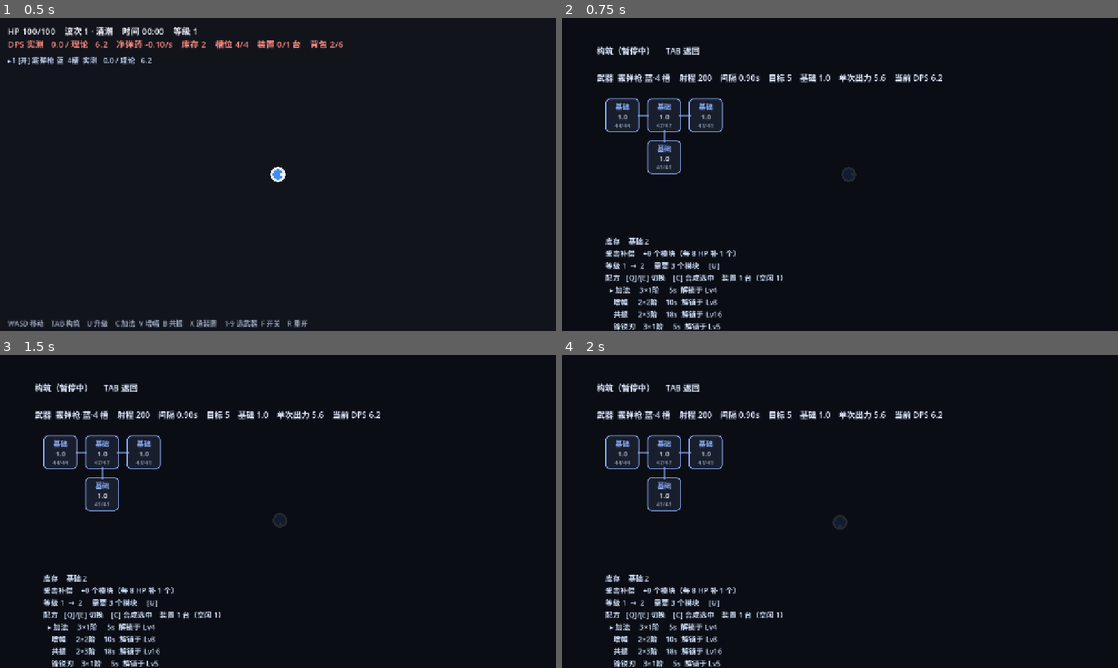
Above: before the commit, frames 1-4 (two rows, left to right).
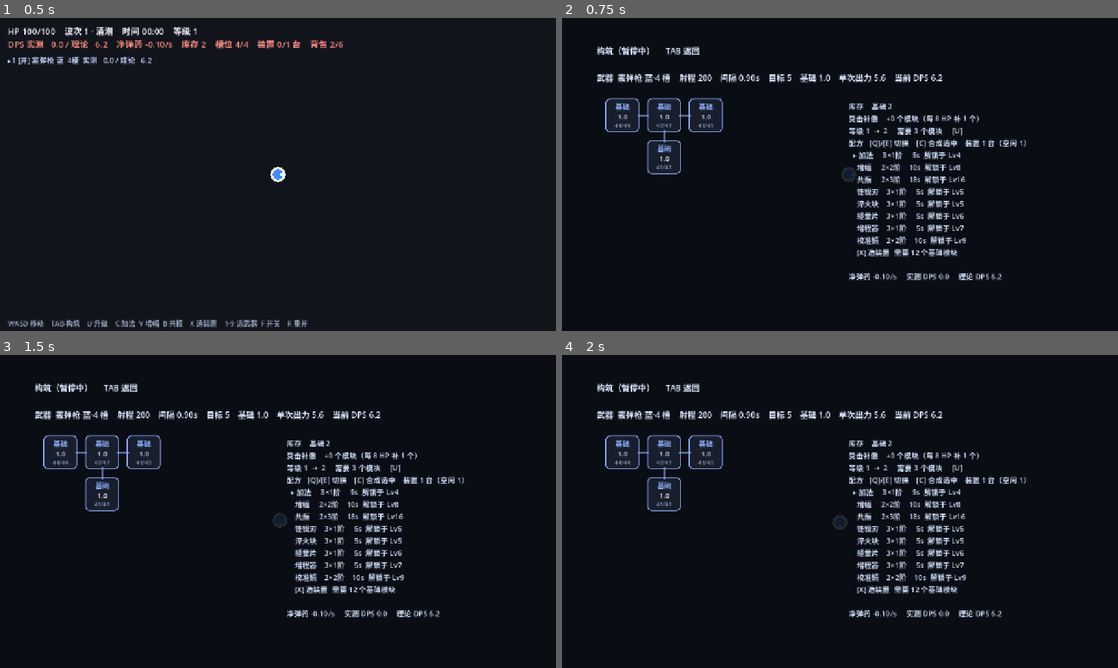
Above: after the commit, the same moments.

Repository: M1suK1/weapon-build-survivor
Game: Godot game, scene res://scenes/main.tscn
Same seed, same stepped clock (60 frames per second), same inputs: the game is played once before the commit and once after it.
Inputs:
- Up to frame 1 (0.5 s): no input
- Up to frame 2 (0.75 s): tap Enter at 0.5 s; hold D from 0.53 s (still down); tap Tab at 0.6 s
- Up to frame 3 (1.5 s): tap Space at 1.25 s; release D at 1.28 s; hold S from 1.28 s (still down); tap U at 1.35 s
- Up to frame 4 (2 s): keep holding S

Frame 1 is identical in both runs. In frame 2, 5.3% of the frame differs, in the area x 7-84%, y 26-100%; in frame 3, 5.3%; in frame 4, 5.3%.

Commit message:
feat: 构筑屏右栏配方列表 + 合成产物自动进最大电路板 + bot 材料优先级修正

Diff:
--- a/scripts/game.gd
+++ b/scripts/game.gd
@@ -345,7 +345,7 @@
 	build_root.add_child(board_root)
 
 	build_info = Label.new()
-	build_info.position = Vector2(100, 500)
+	build_info.position = Vector2(660, 190)
 	build_info.add_theme_font_size_override("font_size", 17)
 	build_info.add_theme_color_override("font_color", Color(0.82, 0.88, 0.98))
 	build_root.add_child(build_info)
